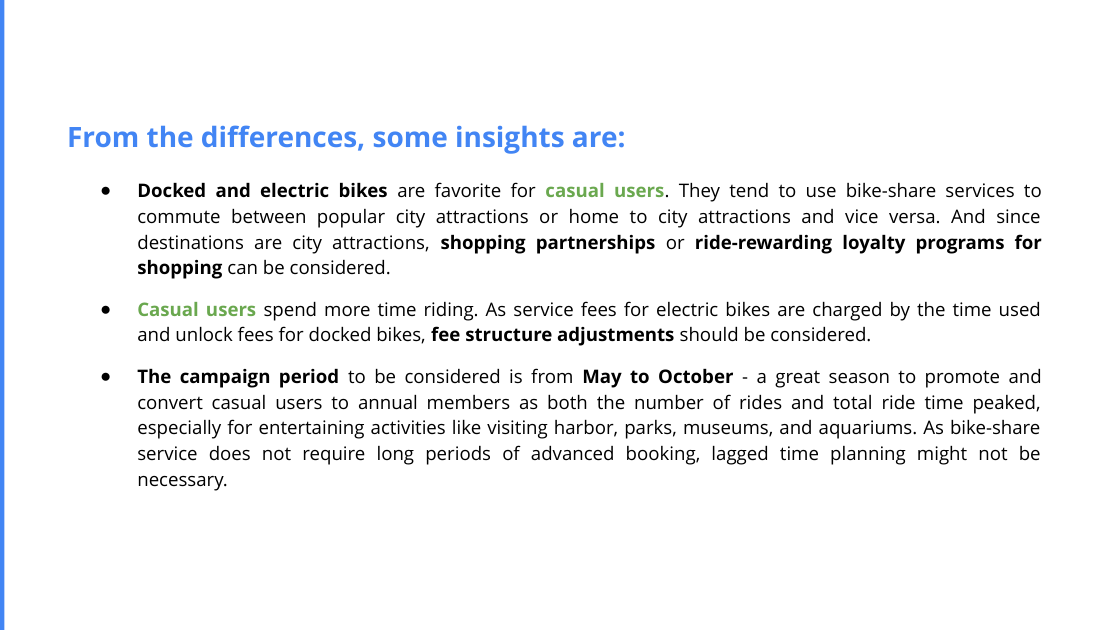
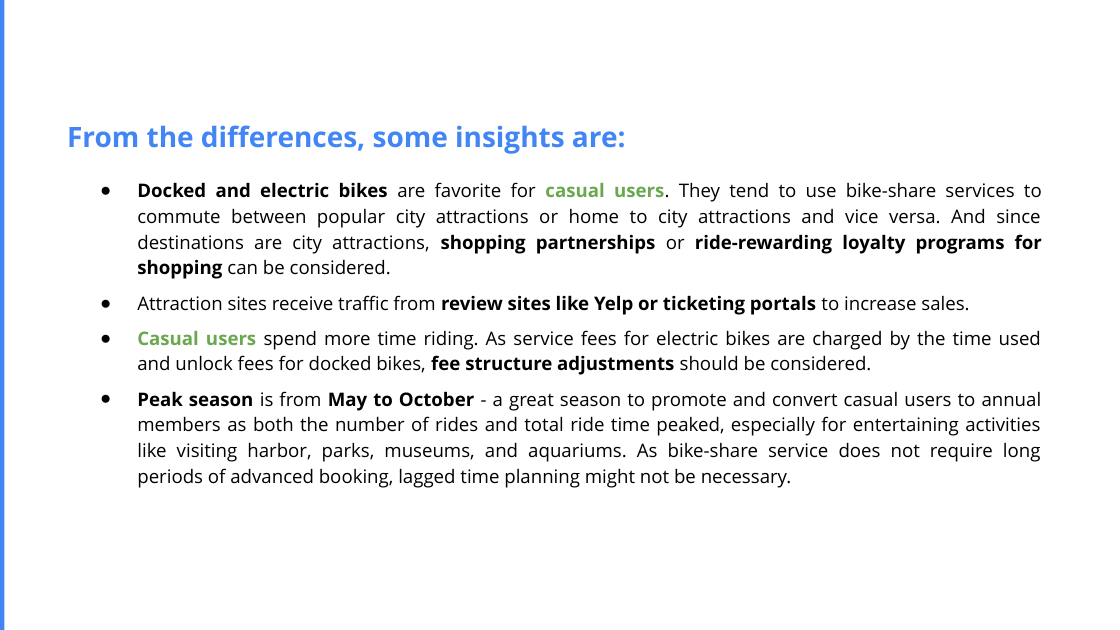
Before and after one commit to huyvuintech/gda-capstone-projects, a slide deck: slide 12 of Challenge1_GDACapstone_CyclistBikeshare_202209.pptx (slide 11 before the commit). Drawn at 1120x630 pixels with LibreOffice and Linux fonts; fonts in the diff are those of the drawing. Boxes give left, top, right and bottom in pixels: in the first picture for what was removed or moved away, otherwise in the second. Text is boxed around its words. In the diff, an @@ line names an element or a change of style, - is before the commit and + after.

```diff
--- a/Challenge1_GDACapstone_CyclistBikeshare_202209.pptx
+++ b/Challenge1_GDACapstone_CyclistBikeshare_202209.pptx
@@ text at (137, 182, 1042, 375): more space between paragraphs; less space between paragraphs @@
@@ text at (137, 295, 969, 315): paragraph added @@
+● Attraction sites receive traffic from review sites like Yelp or ticketing portals to increase sales.
@@ text at (137, 391, 1042, 488): text changed @@
-● The campaign period to be considered is from May to October - a great season to promote and convert casual users to annual members as both the number of rides and total ride time peaked, especially for entertaining activities like visiting harbor, parks, museums, and aquariums. As bike-share service does not require long periods of advanced booking, lagged time planning might not be necessary.
+● Peak season is from May to October - a great season to promote and convert casual users to annual members as both the number of rides and total ride time peaked, especially for entertaining activities like visiting harbor, parks, museums, and aquariums. As bike-share service does not require long periods of advanced booking, lagged time planning might not be necessary.
```
Also in this commit, not shown: 2 other slides changed, 3 slides added, 2 slides removed.
